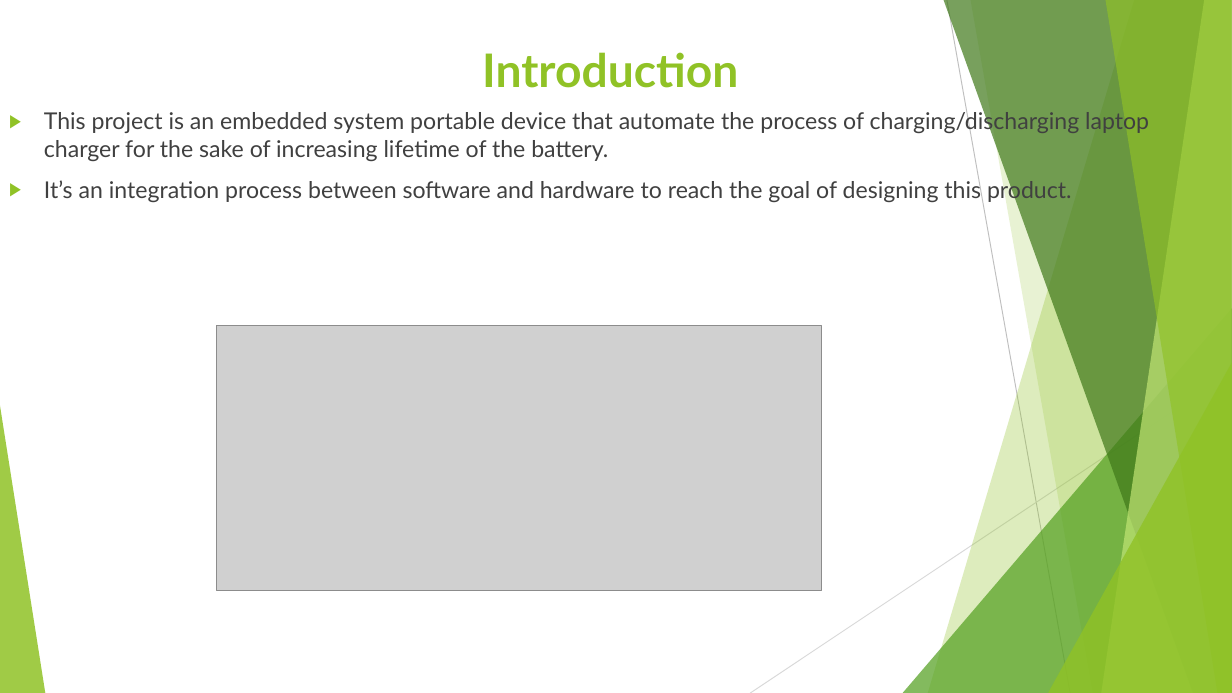
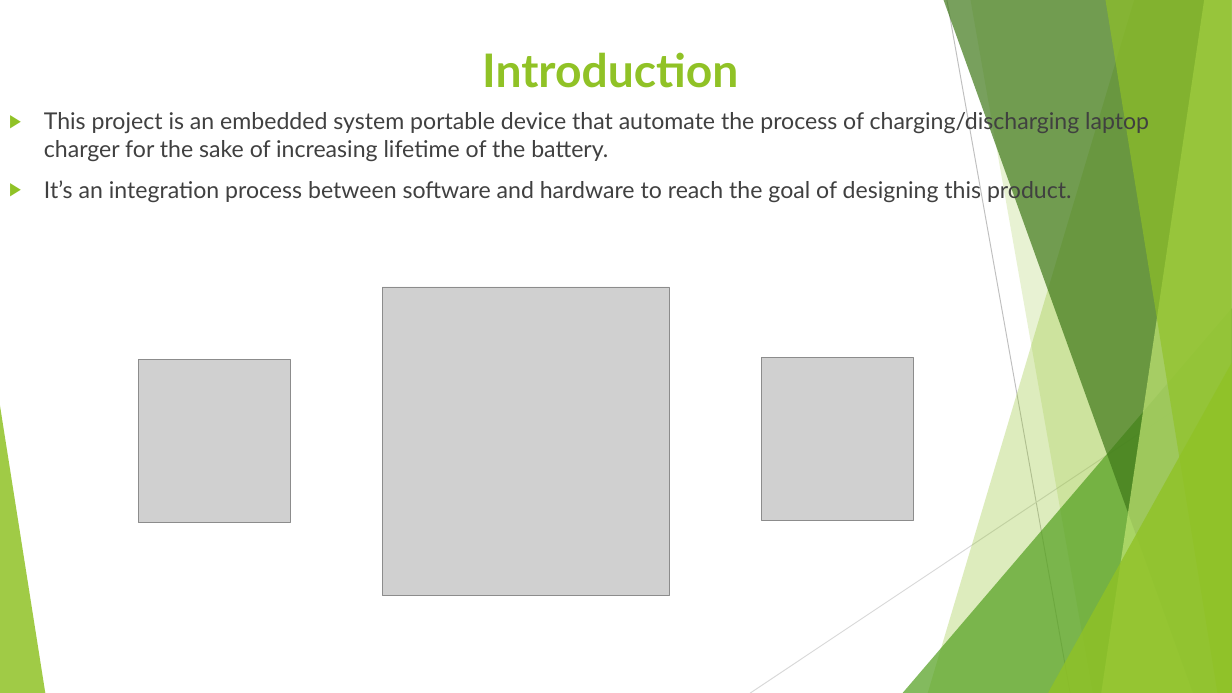
Before and after one commit to EngSherifMostafa/Graduation-project-2020-2021, a slide deck: slide 2 of Theoretical/Smart Battery Monitor.pptx. Drawn at 1232x693 pixels with LibreOffice and Linux fonts; fonts in the diff are those of the drawing; grey boxes stand for pictures. Boxes give left, top, right and bottom in pixels: in the first picture for what was removed or moved away, otherwise in the second. Text is boxed around its words. In the diff, an @@ line names an element or a change of style, - is before the commit and + after.

```diff
--- a/Theoretical/Smart Battery Monitor.pptx
+++ b/Theoretical/Smart Battery Monitor.pptx
@@ picture added at (x1=383, y1=287, x2=669, y2=596) @@
@@ picture removed at (x1=216, y1=326, x2=822, y2=592) @@
@@ picture added at (x1=762, y1=357, x2=914, y2=520) @@
@@ picture added at (x1=139, y1=360, x2=290, y2=523) @@
```
Also in this commit, not shown: 2 other slides changed, 9 other files.
